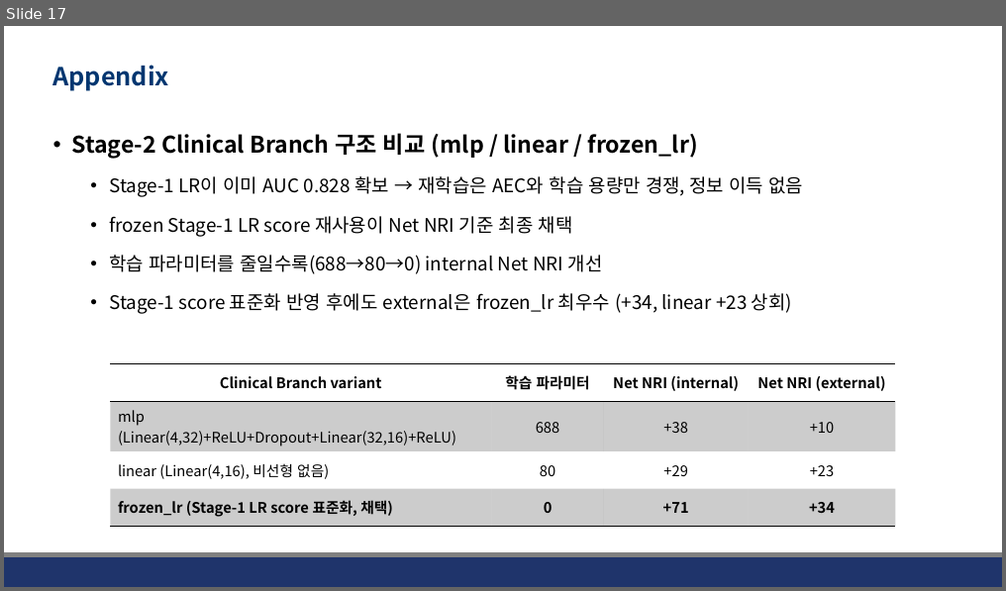
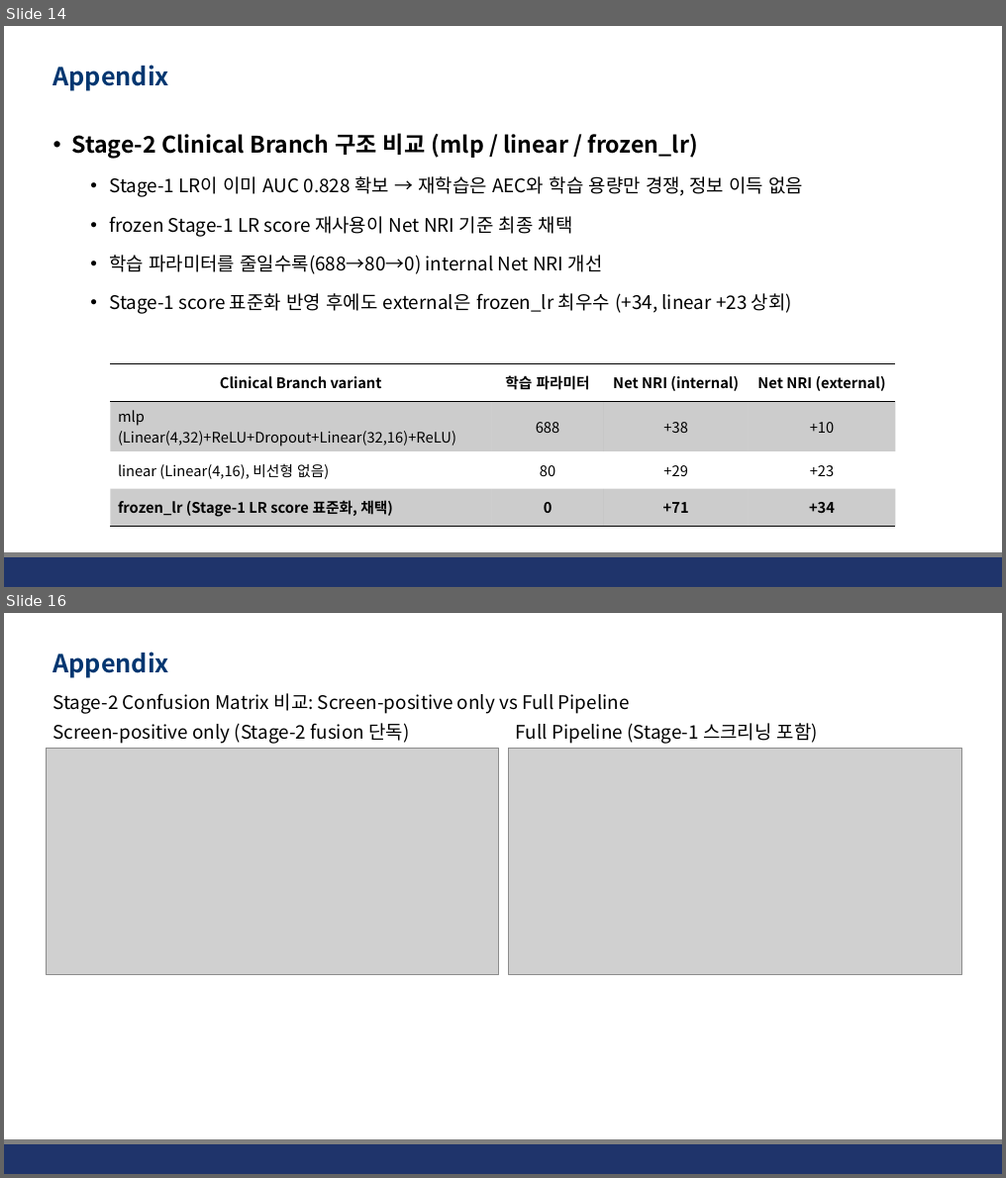
Before and after one commit to JHWannabe/Clinical_Study, a slide deck: docs/260724_Results_of_Residual_Algorithm.pptx. Shown one above the other, each under a label of ours: slide 17 before the commit, slides 14 and 16 after it; the slides between them are not shown. The pictures are 1006x591 and 1006x1178 pixels, drawn with LibreOffice and Linux fonts; fonts in the diff are those of the drawing; grey boxes stand for pictures; background and template pictures are left out. Boxes give left, top, right and bottom in pixels: in the first picture for what was removed or moved away, otherwise in the second. Text is boxed around its words. In the diff, an @@ line names an element or a change of style, - is before the commit and + after.

```diff
--- a/docs/260724_Results_of_Residual_Algorithm.pptx
+++ b/docs/260724_Results_of_Residual_Algorithm.pptx
@@ slide 16 added at (4,613,1002,1174), background #FFFFFF; not listed: 2 template elements that a slide beside it also shows @@
@@ title added at (54,652,169,678), 24 pt, text #023670, bold @@
+Appendix
@@ text added at (53,693,630,714), 18 pt, text #000000 @@
+Stage-2 Confusion Matrix 비교: Screen-positive only vs Full Pipeline
@@ text added at (53,723,410,744), 18 pt, text #000000 @@
+Screen-positive only (Stage-2 fusion 단독)
@@ text added at (516,723,818,744), 18 pt, text #000000 @@
+Full Pipeline (Stage-1 스크리닝 포함)
@@ picture added at (46,749,500,975) @@
@@ picture added at (509,749,962,975) @@
@@ what was slide 17 is now slide 14 @@
```
Also in this commit, not shown: 9 slides changed, 1 other slide added, 4 slides removed, 25 other files.
